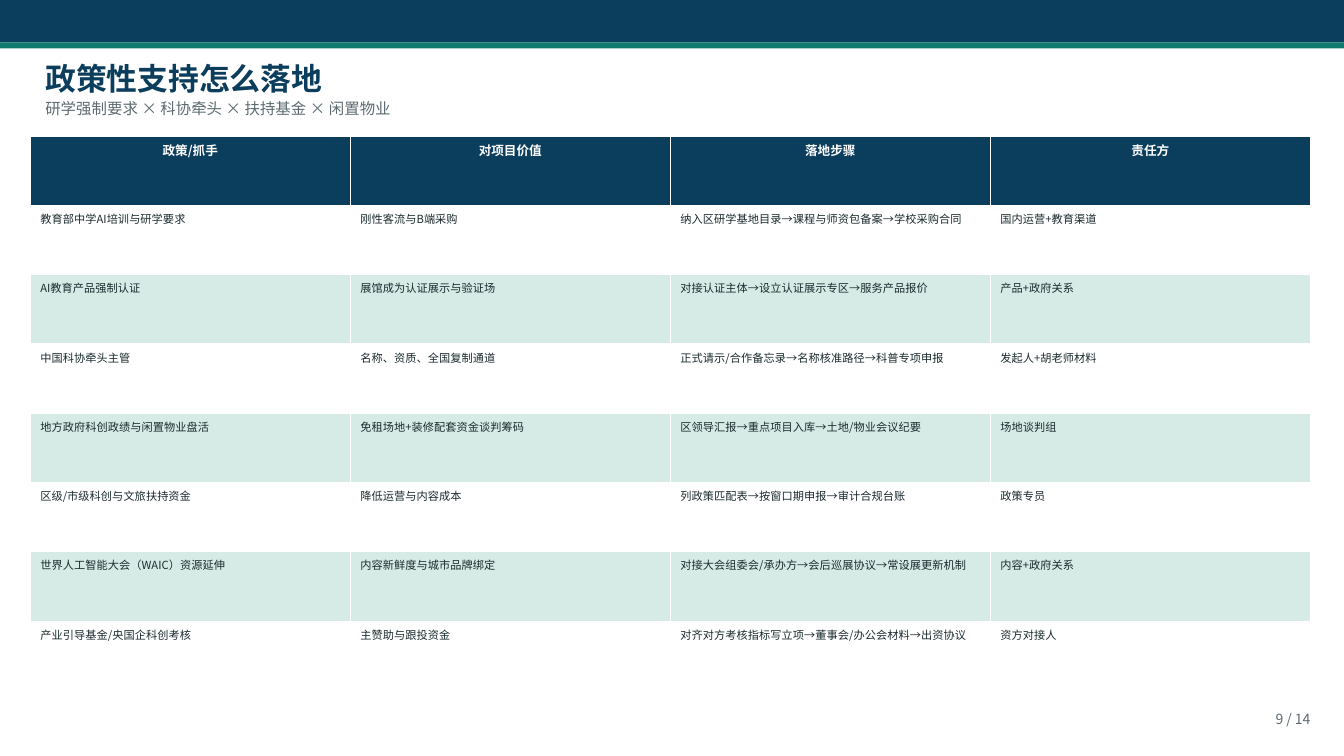
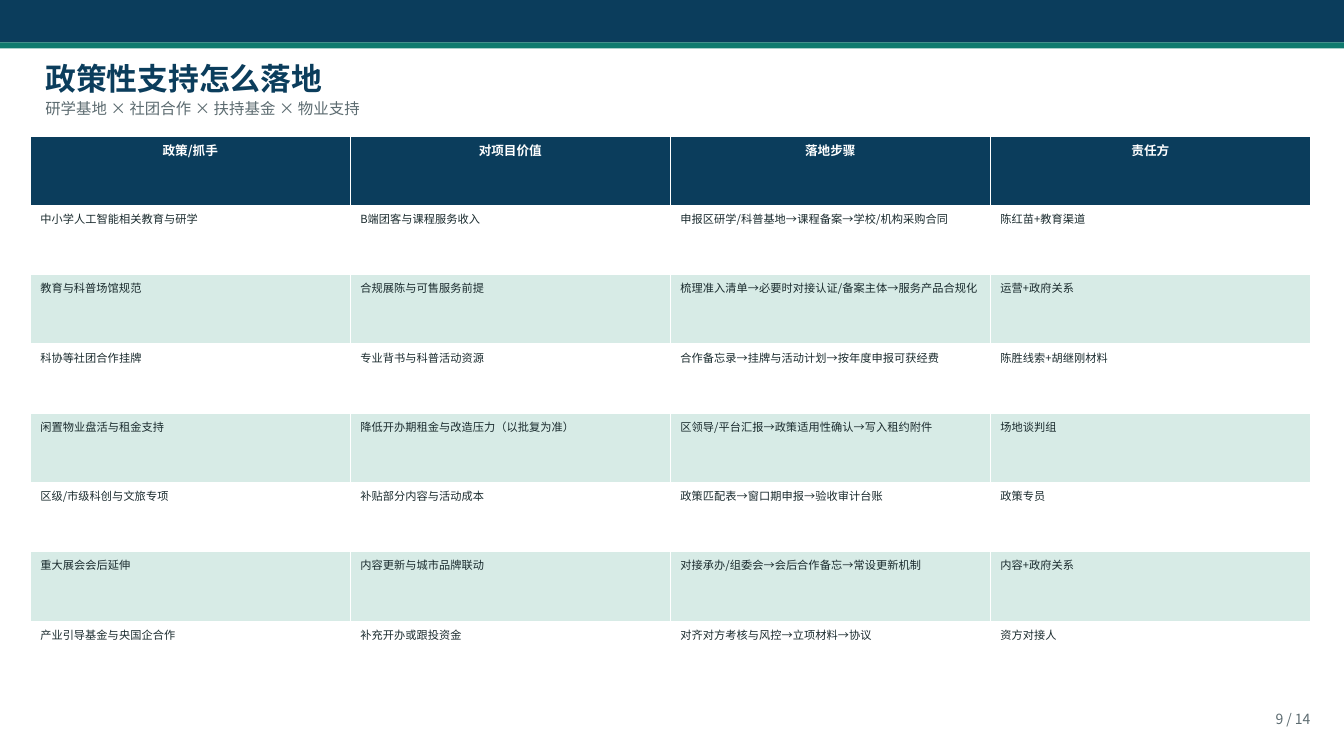
Before and after one commit to hujigang2010-maker/AIDEN, a slide deck: slide 9 of deliverables/上海AI博物馆_可执行落地方案.pptx. Drawn at 1344x756 pixels with LibreOffice and Linux fonts; fonts in the diff are those of the drawing. Boxes give left, top, right and bottom in pixels: in the first picture for what was removed or moved away, otherwise in the second. Text is boxed around its words. In the diff, an @@ line names an element or a change of style, - is before the commit and + after.

```diff
--- a/deliverables/上海AI博物馆_可执行落地方案.pptx
+++ b/deliverables/上海AI博物馆_可执行落地方案.pptx
@@ text at bbox=[45, 101, 360, 115]: text changed @@
-研学强制要求 × 科协牵头 × 扶持基金 × 闲置物业
+研学基地 × 社团合作 × 扶持基金 × 物业支持
@@ table at bbox=[30, 136, 1309, 691] @@
-row 2: 教育部中学AI培训与研学要求 | 刚性客流与B端采购 | 纳入区研学基地目录→课程与师资包备案→学校采购合同 | 国内运营+教育渠道
+row 2: 中小学人工智能相关教育与研学 | B端团客与课程服务收入 | 申报区研学/科普基地→课程备案→学校/机构采购合同 | 陈红苗+教育渠道
-row 3: AI教育产品强制认证 | 展馆成为认证展示与验证场 | 对接认证主体→设立认证展示专区→服务产品报价 | 产品+政府关系
+row 3: 教育与科普场馆规范 | 合规展陈与可售服务前提 | 梳理准入清单→必要时对接认证/备案主体→服务产品合规化 | 运营+政府关系
-row 4: 中国科协牵头主管 | 名称、资质、全国复制通道 | 正式请示/合作备忘录→名称核准路径→科普专项申报 | 发起人+胡老师材料
+row 4: 科协等社团合作挂牌 | 专业背书与科普活动资源 | 合作备忘录→挂牌与活动计划→按年度申报可获经费 | 陈胜线索+胡继刚材料
-row 5: 地方政府科创政绩与闲置物业盘活 | 免租场地+装修配套资金谈判筹码 | 区领导汇报→重点项目入库→土地/物业会议纪要 | 场地谈判组
+row 5: 闲置物业盘活与租金支持 | 降低开办期租金与改造压力（以批复为准） | 区领导/平台汇报→政策适用性确认→写入租约附件 | 场地谈判组
-row 6: 区级/市级科创与文旅扶持资金 | 降低运营与内容成本 | 列政策匹配表→按窗口期申报→审计合规台账 | 政策专员
+row 6: 区级/市级科创与文旅专项 | 补贴部分内容与活动成本 | 政策匹配表→窗口期申报→验收审计台账 | 政策专员
-row 7: 世界人工智能大会（WAIC）资源延伸 | 内容新鲜度与城市品牌绑定 | 对接大会组委会/承办方→会后巡展协议→常设展更新机制 | 内容+政府关系
+row 7: 重大展会会后延伸 | 内容更新与城市品牌联动 | 对接承办/组委会→会后合作备忘→常设更新机制 | 内容+政府关系
-row 8: 产业引导基金/央国企科创考核 | 主赞助与跟投资金 | 对齐对方考核指标写立项→董事会/办公会材料→出资协议 | 资方对接人
+row 8: 产业引导基金与央国企合作 | 补充开办或跟投资金 | 对齐对方考核与风控→立项材料→协议 | 资方对接人
```
Also in this commit, not shown: 13 other slides changed, 7 other files.
